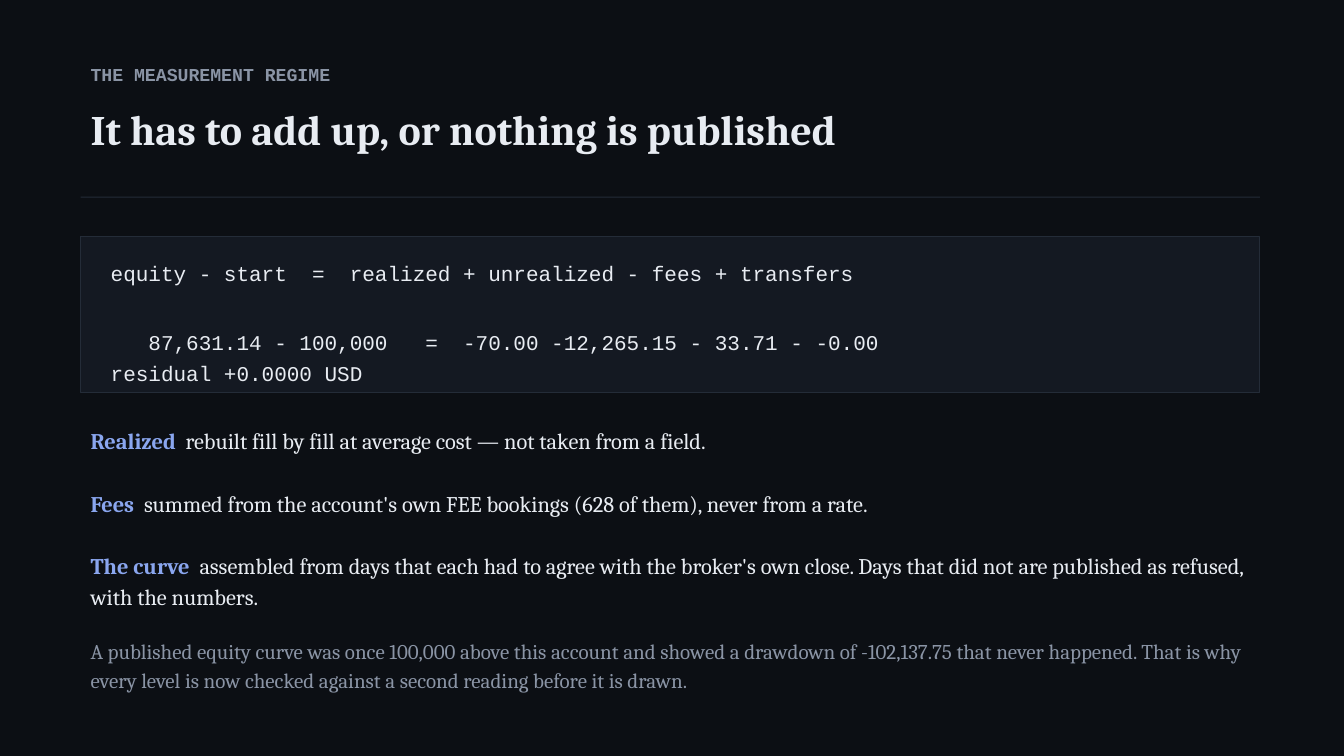
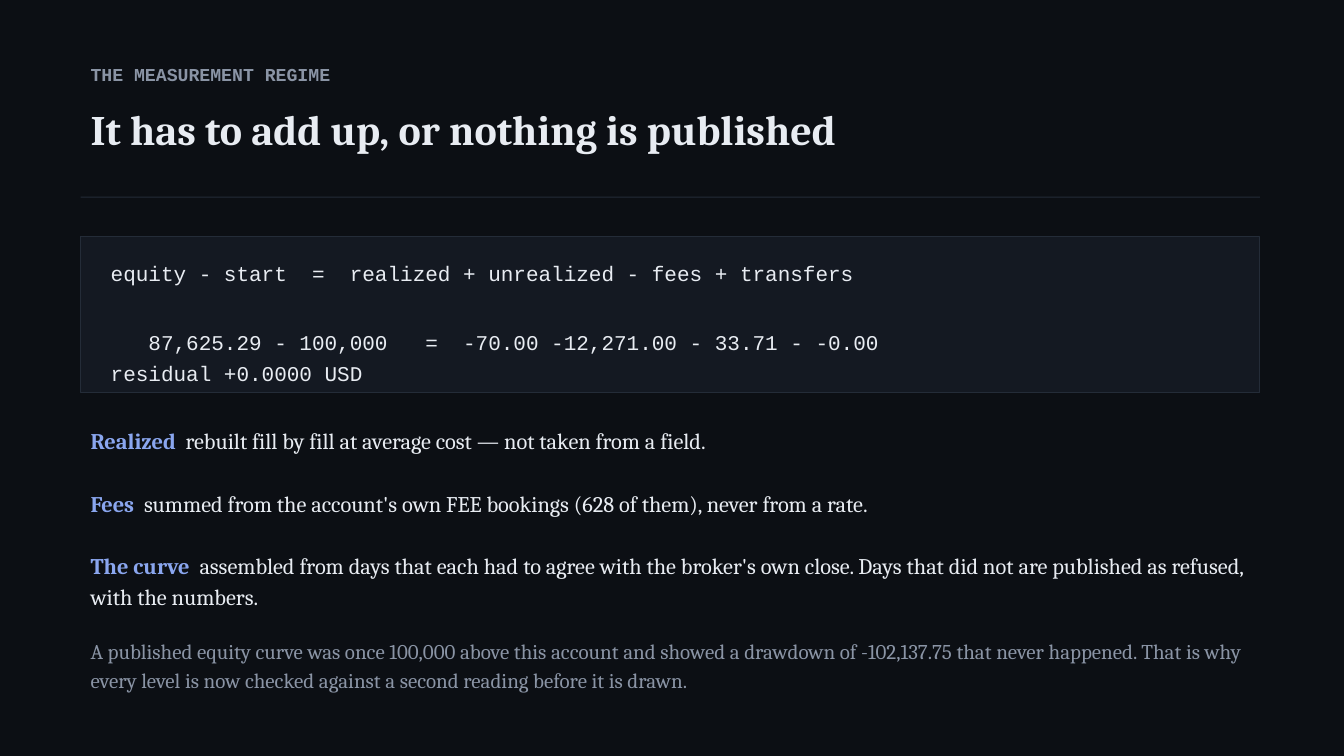
Before and after one commit to Hanky27/KangarooOptions, a slide deck: slide 7 of docs/deck.pptx. Drawn at 1344x756 pixels with LibreOffice and Linux fonts; fonts in the diff are those of the drawing. Boxes give left, top, right and bottom in pixels: in the first picture for what was removed or moved away, otherwise in the second. Text is boxed around its words. In the diff, an @@ line names an element or a change of style, - is before the commit and + after.

```diff
--- a/docs/deck.pptx
+++ b/docs/deck.pptx
@@ text at <box>148,336,879,354</box>: text changed @@
-87,631.14 - 100,000 = -70.00 -12,265.15 - 33.71 - -0.00
+87,625.29 - 100,000 = -70.00 -12,271.00 - 33.71 - -0.00
```
Also in this commit, not shown: 3 other slides changed, 2 other files.
